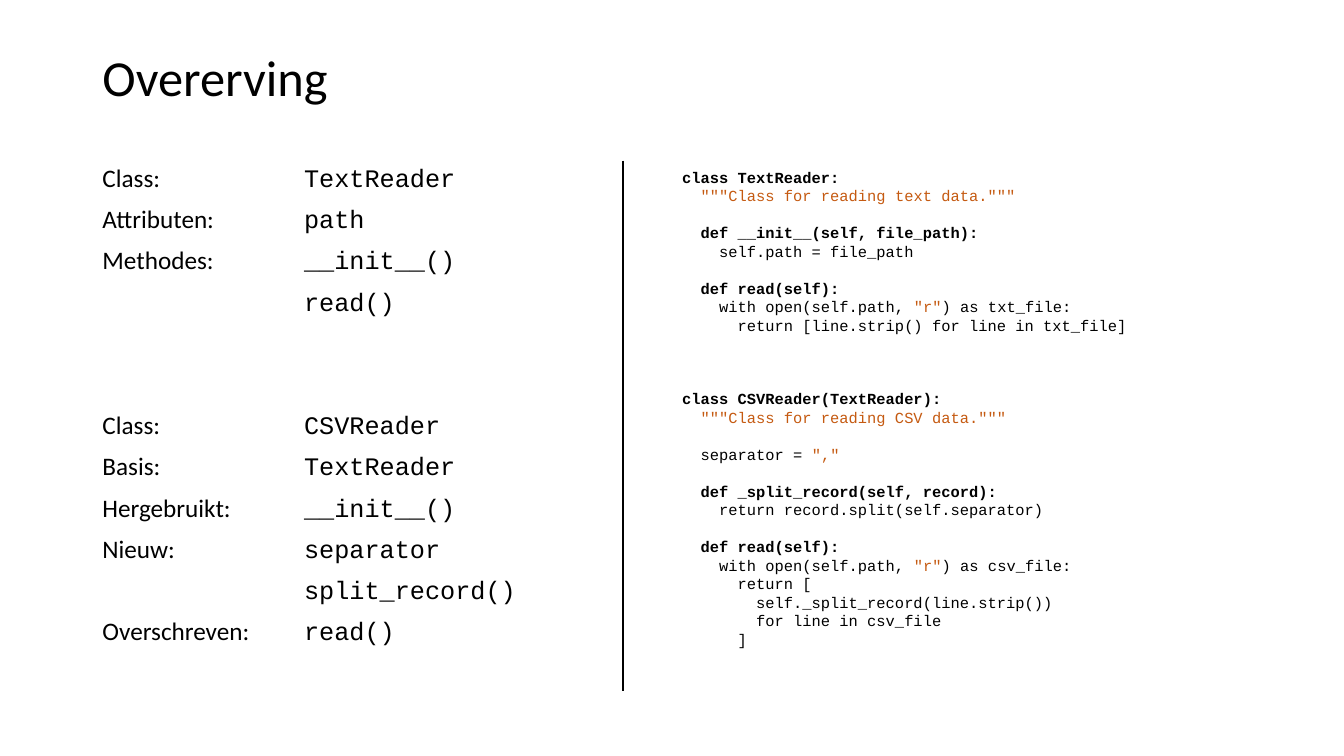
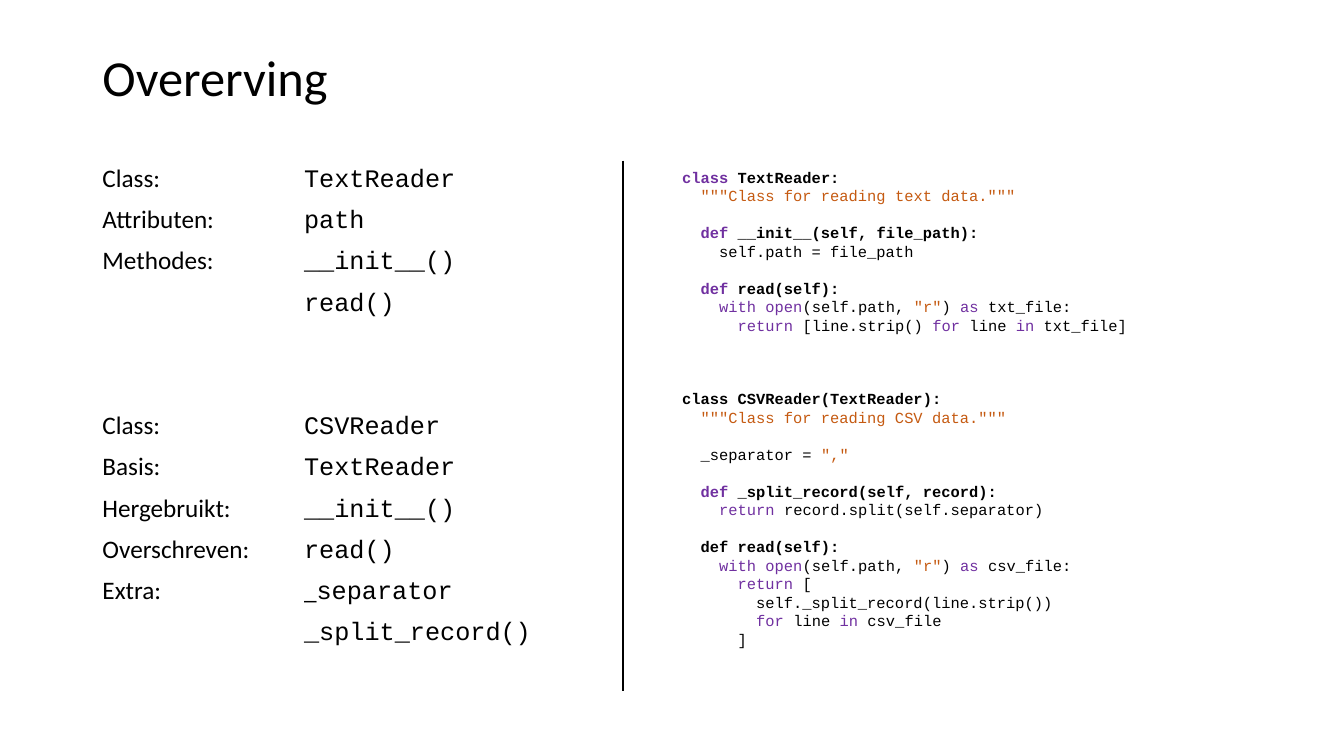
Before and after one commit to LFKoning/knowledge-sharing, a slide deck: slide 48 of python_course_4p/2_syntax_classes/2_syntax_classes.pptx. Drawn at 1344x756 pixels with LibreOffice and Linux fonts; fonts in the diff are those of the drawing. Boxes give left, top, right and bottom in pixels: in the first picture for what was removed or moved away, otherwise in the second. Text is boxed around its words. In the diff, an @@ line names an element or a change of style, - is before the commit and + after.

```diff
--- a/python_course_4p/2_syntax_classes/2_syntax_classes.pptx
+++ b/python_course_4p/2_syntax_classes/2_syntax_classes.pptx
@@ text at [682, 172, 1127, 628]: text colour #000000 to #7030A0 in "class", "def", "def", "with open(self.path, as" and 6 more places @@
@@ text at [701, 450, 794, 464]: text changed @@
-separator = ","
+_separator = ","
@@ text at [102, 540, 516, 605]: paragraphs removed @@
-Nieuw: separator
-split_record()
@@ text at [102, 582, 531, 646]: paragraphs added @@
+Extra: _separator
+_split_record()
```
Also in this commit, not shown: 13 other slides changed, 1 slide added, 3 slides removed, 45 other files.
